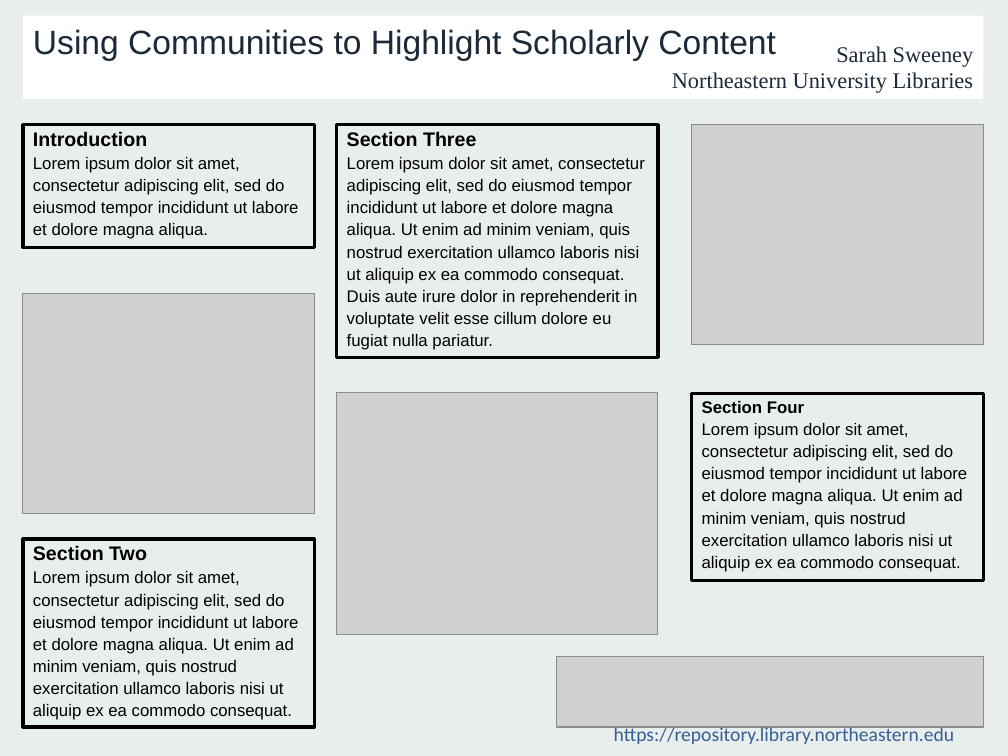
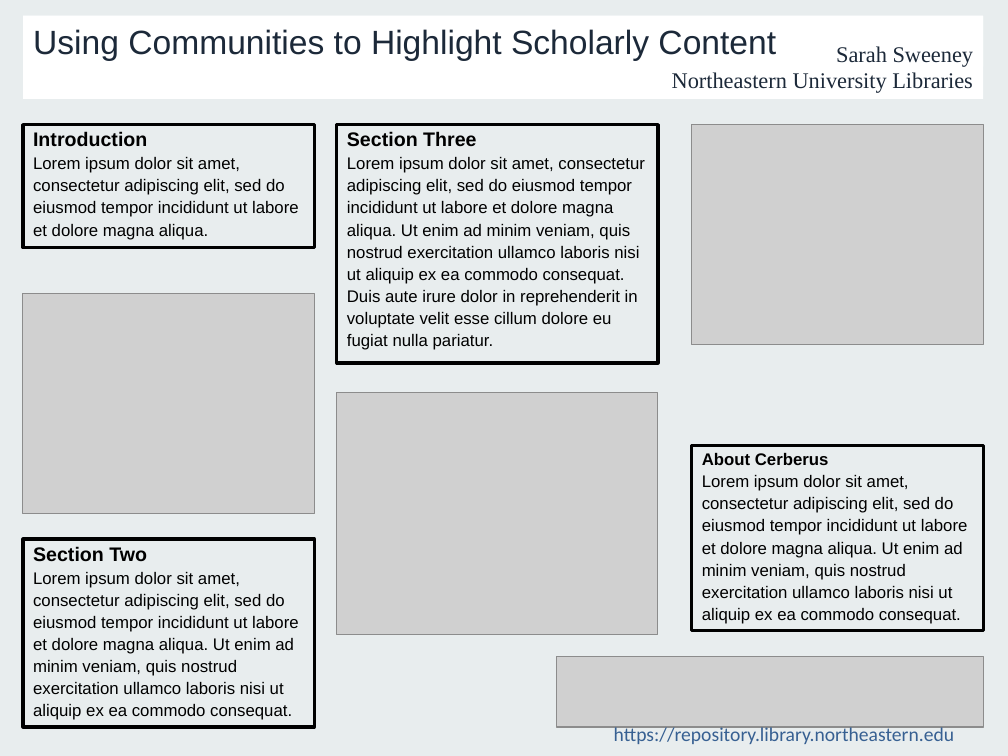
Before and after one commit to sarahjeansweeney/various_files, a slide deck: slide 1 of Presentations/Open Repositories 2015/ORCommunities.pptx (slide 3 before the commit). Drawn at 1008x756 pixels with LibreOffice and Linux fonts; fonts in the diff are those of the drawing; grey boxes stand for pictures. Boxes give left, top, right and bottom in pixels: in the first picture for what was removed or moved away, otherwise in the second. Text is boxed around its words. In the diff, an @@ line names an element or a change of style, - is before the commit and + after.

```diff
--- a/Presentations/Open Repositories 2015/ORCommunities.pptx
+++ b/Presentations/Open Repositories 2015/ORCommunities.pptx
@@ rectangle "Section Three": place and size @@
-rectangle "Section Three" at box(337, 125, 658, 358)
+rectangle "Section Three" at box(337, 125, 658, 364)
@@ rectangle "About Cerberus": place and size @@
-rectangle "About Cerberus" at box(691, 393, 983, 580)
+rectangle "About Cerberus" at box(691, 446, 983, 630)
@@ text in rectangle at box(702, 453, 829, 465): text changed @@
-Section Four
+About Cerberus
```
Also in this commit, not shown: 2 other slides changed, 1 other file.
